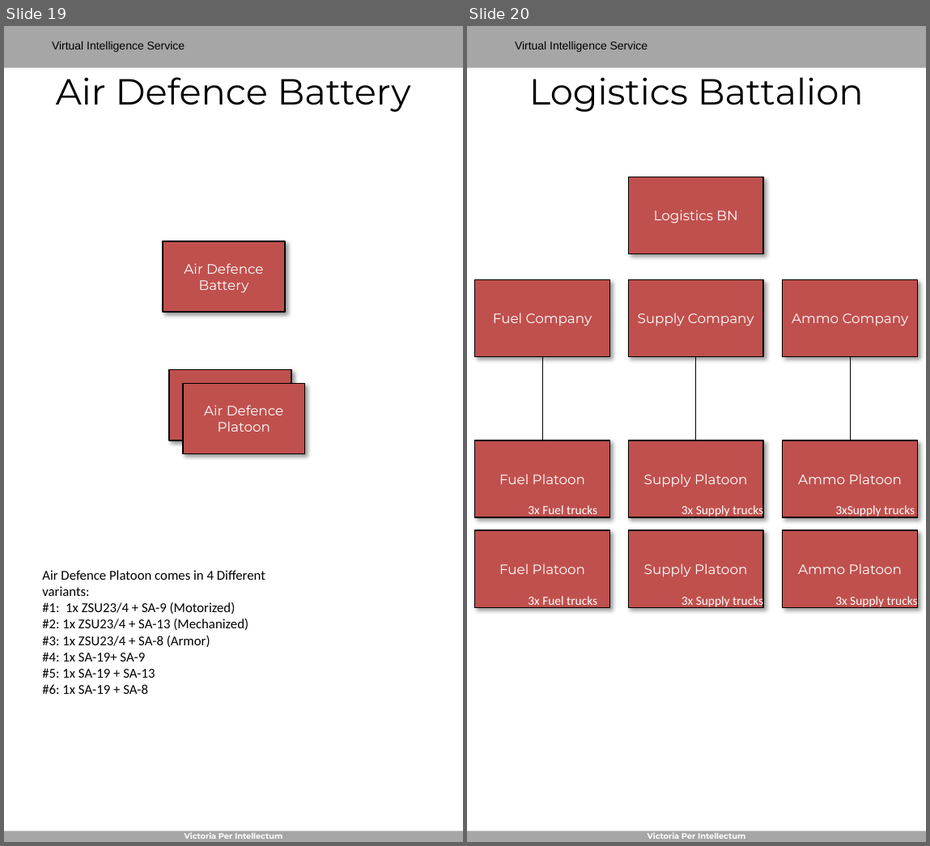
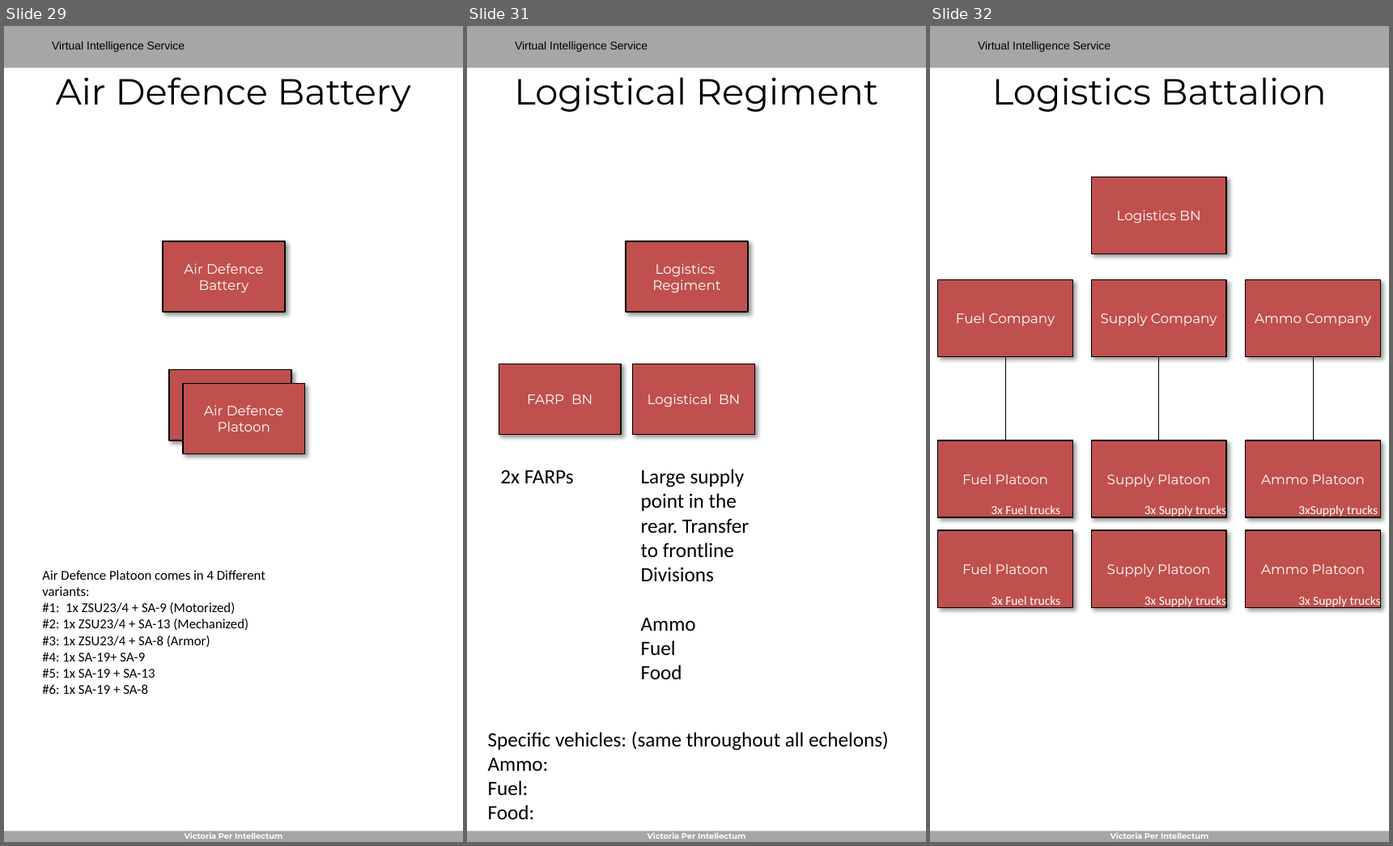
Before and after one commit to 132nd-vWing/ATRM_Brief, a slide deck: Files/VIS - Generic Order of Battle.pptx. Shown side by side, each under a label of ours: slides 19 and 20 before the commit, slides 29, 31 and 32 after it; the slides between them are not shown. The pictures are 930x846 and 1393x846 pixels, drawn with LibreOffice and Linux fonts; fonts in the diff are those of the drawing; background and template pictures are left out. Boxes give left, top, right and bottom in pixels: in the first picture for what was removed or moved away, otherwise in the second. Text is boxed around its words. In the diff, an @@ line names an element or a change of style, - is before the commit and + after.

```diff
--- a/Files/VIS - Generic Order of Battle.pptx
+++ b/Files/VIS - Generic Order of Battle.pptx
@@ slide 31 added at bbox=[467, 26, 926, 842], background #FFFFFF; not listed: 4 template elements that a slide beside it also shows @@
@@ title added at bbox=[514, 77, 878, 112], 32 pt, text #000000 @@
+Logistical Regiment
@@ rectangle added at bbox=[627, 241, 749, 313], fill #C0504D, outline #000000 1 pt, 12 pt, text #FFFFFF @@
+Logistics Regiment
@@ rectangle added at bbox=[499, 365, 622, 435], fill #C0504D, outline #000000 1 pt, 12 pt, text #FFFFFF @@
+FARP BN
@@ rectangle added at bbox=[633, 365, 755, 435], fill #C0504D, outline #000000 1 pt, 12 pt, text #FFFFFF @@
+Logistical BN
@@ text added at bbox=[500, 470, 574, 484], 18 pt, text #000000 @@
+2x FARPs
@@ text added at bbox=[641, 469, 749, 680], 18 pt, text #000000 @@
+Large supply point in the rear. Transfer to frontline Divisions
+Ammo
+Fuel
+Food
@@ text added at bbox=[488, 732, 889, 820], 18 pt, text #000000 @@
+Specific vehicles: (same throughout all echelons)
+Ammo:
+Fuel:
+Food:
@@ what was slide 19 is now slide 29 @@
@@ what was slide 20 is now slide 32 @@
```
Also in this commit, not shown: 12 slides changed, 17 other slides added, 1 other file.
